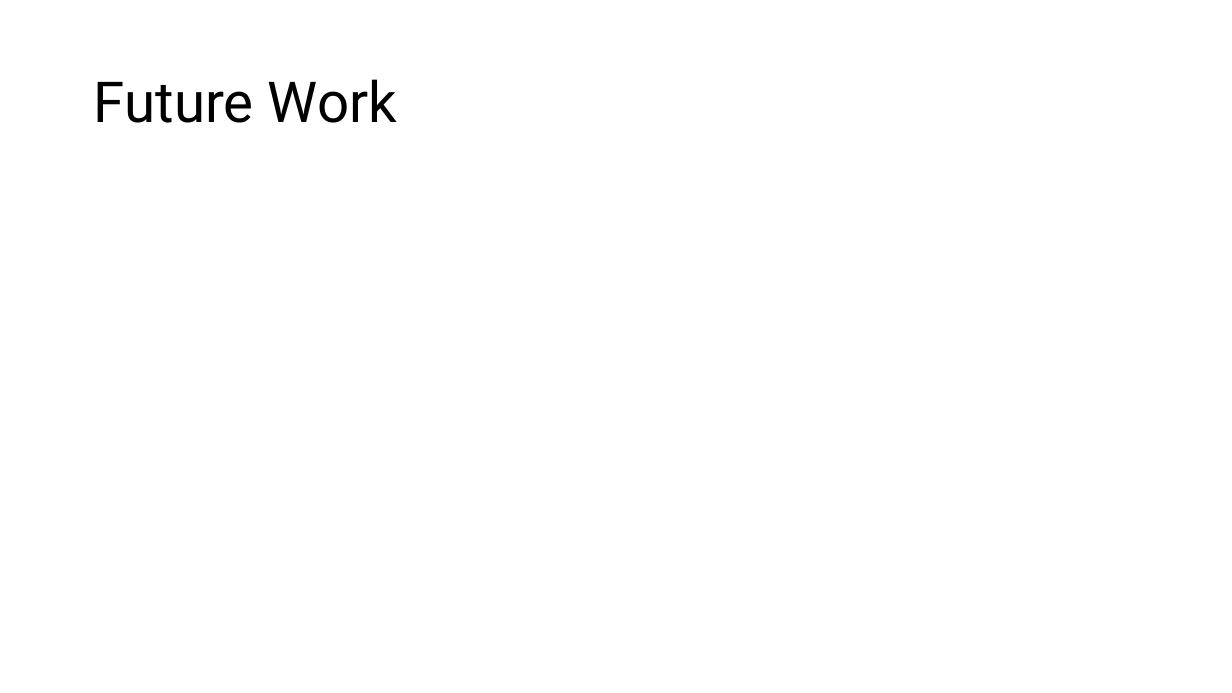
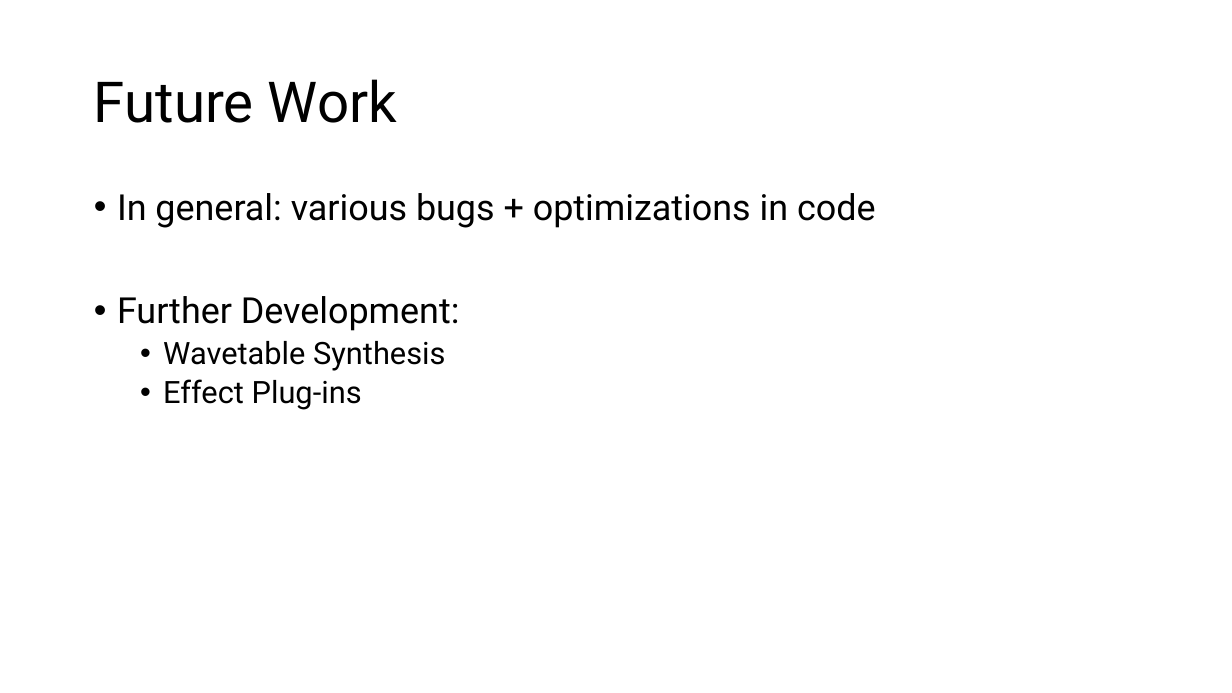
Before and after one commit to ShotgunApe/VST-Synth, a slide deck: slide 15 of docs/juniorIS-new.pptx (slide 18 before the commit). Drawn at 1232x693 pixels with LibreOffice and Linux fonts; fonts in the diff are those of the drawing. Boxes give left, top, right and bottom in pixels: in the first picture for what was removed or moved away, otherwise in the second. Text is boxed around its words. In the diff, an @@ line names an element or a change of style, - is before the commit and + after.

```diff
--- a/docs/juniorIS-new.pptx
+++ b/docs/juniorIS-new.pptx
@@ text added at [117, 193, 876, 410], 28 pt, text #000000 @@
+• In general: various bugs + optimizations in code
+• Further Development:
+  • Wavetable Synthesis
+  • Effect Plug-ins
```
Also in this commit, not shown: 7 other slides changed, 3 slides removed, 1 other file.
